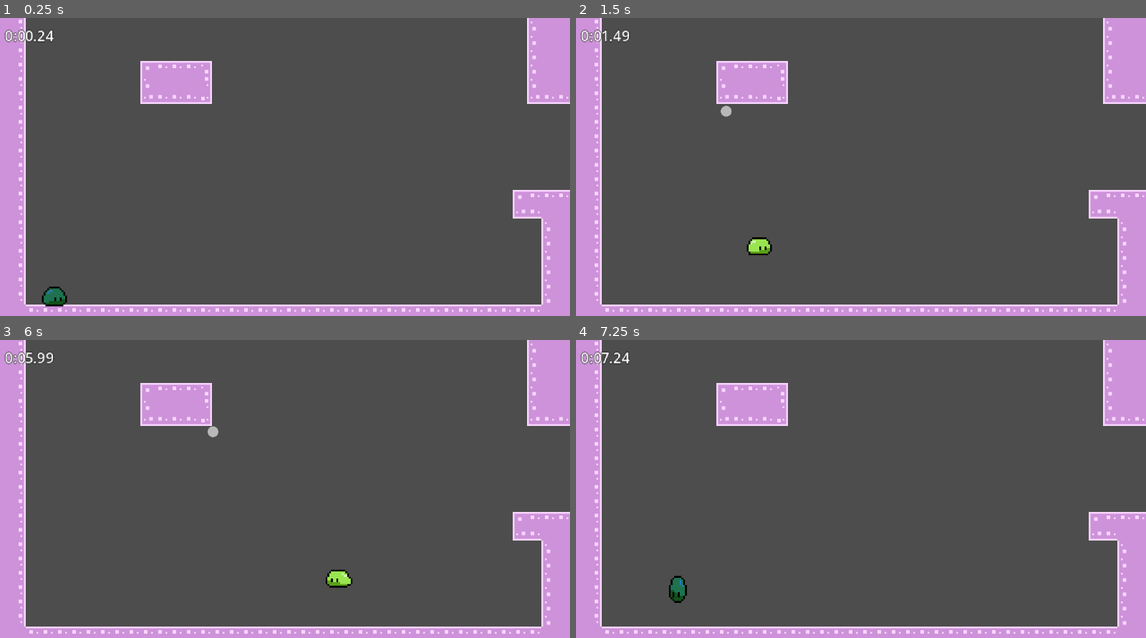
Above: before the commit, frames 1-4 (two rows, left to right).
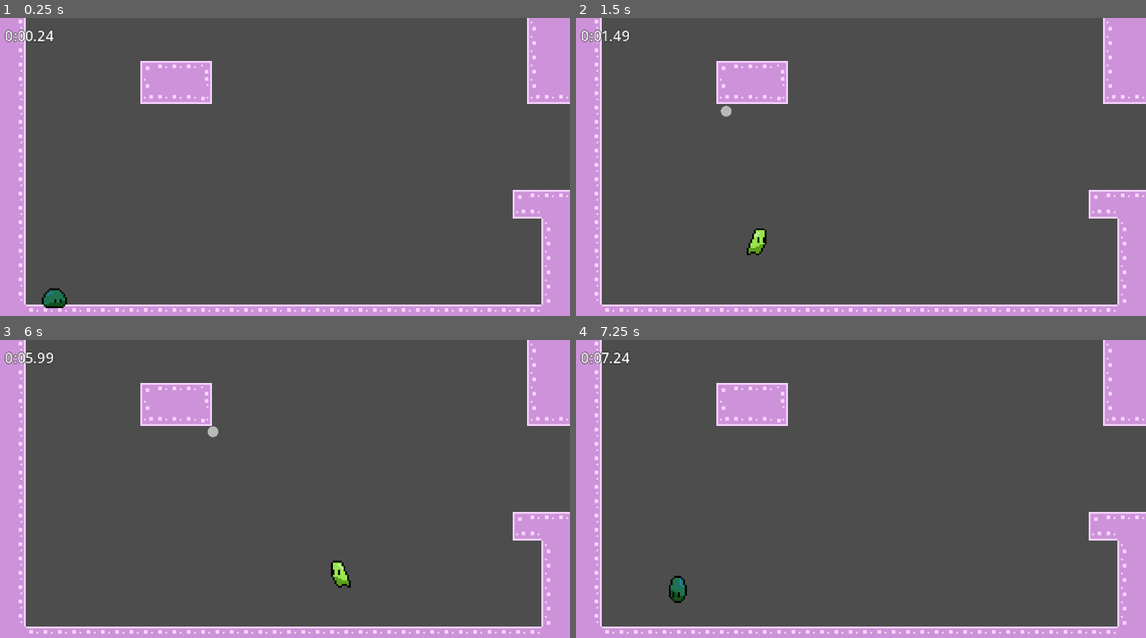
Above: after the commit, the same moments.

Repository: jordanguyent/slick_slime
Game: Godot game, scene res://scenes/levels/level_1.tscn
The game is run twice, just before and just after one commit, with the same random seed, the same clock (stepped at 60 frames per second) and the same inputs.
Inputs (mouse positions are in pixels of both pictures, inside the frame that each line leads up to):
- Up to frame 1 (0.25 s): no input
- Up to frame 2 (1.5 s): move the mouse to (986, 164) at 0.52 s; hold D (player_right) from 0.53 s (still down); click (986, 164) at 0.6 s; tap Space (player_jump) at 0.77 s; move the mouse to (747, 193) at 1.27 s; click (747, 193) at 1.35 s
- Up to frame 3 (6 s): tap Space (player_jump) at 1.52, 3.02, 3.77, 4.52 s; move the mouse to (342, 429) at 2.02 s; release D (player_right) at 2.03 s; hold A (player_left) 2.03-2.78 s; click (342, 429) at 2.1 s; move the mouse to (256, 566) at 2.77 s; hold D (player_right) 2.78-4.28 s; click (256, 566) at 2.85 s; move the mouse to (456, 548) at 3.52 s; click (456, 548) at 3.6 s; move the mouse to (114, 453) at 4.27 s; hold A (player_left) 4.28-5.03 s; click (114, 453) at 4.35 s; move the mouse to (313, 500) at 5.02 s; hold D (player_right) 5.03-5.78 s; click (313, 500) at 5.1 s; move the mouse to (199, 420) at 5.77 s; hold A (player_left) from 5.78 s (still down); click (199, 420) at 5.85 s
- Up to frame 4 (7.25 s): keep holding A (player_left); tap Space (player_jump) at 6.02, 6.77 s; move the mouse to (986, 486) at 6.52 s; click (986, 486) at 6.6 s

The runs differ from the first frame. In frame 1, 0.1% of the frame differs, in the area x 7-12%, y 90-98%; in frame 2, 0.2%; in frame 3, 0.2%, in the area x 57-62%, y 74-84%; in frame 4, nothing differs.

Commit message:
Fixed and fleshed out animation

Diff:
--- a/entities/player/player.tscn
+++ b/entities/player/player.tscn
@@ -387,7 +387,7 @@
 "times": PackedFloat32Array(0),
 "transitions": PackedFloat32Array(1),
 "update": 1,
-"values": [Vector2(10, 7)]
+"values": [Vector2(10, 8)]
 }
 tracks/3/type = "value"
 tracks/3/imported = false
@@ -399,7 +399,7 @@
 "times": PackedFloat32Array(0),
 "transitions": PackedFloat32Array(1),
 "update": 1,
-"values": [Vector2(-1, -4.5)]
+"values": [Vector2(0, -4)]
 }
 
 [sub_resource type="Animation" id="Animation_wvtmh"]
@@ -545,7 +545,7 @@
 "times": PackedFloat32Array(0),
 "transitions": PackedFloat32Array(1),
 "update": 1,
-"values": [Vector2(6, 10)]
+"values": [Vector2(10, 10)]
 }
 tracks/3/type = "value"
 tracks/3/imported = false
@@ -596,7 +596,7 @@
 "times": PackedFloat32Array(0),
 "transitions": PackedFloat32Array(1),
 "update": 1,
-"values": [Vector2(8, 10)]
+"values": [Vector2(10, 10)]
 }
 tracks/3/type = "value"
 tracks/3/imported = false
@@ -701,7 +701,7 @@
 "times": PackedFloat32Array(0),
 "transitions": PackedFloat32Array(1),
 "update": 1,
-"values": [Vector2(6, 10)]
+"values": [Vector2(10, 10)]
 }
 tracks/3/type = "value"
 tracks/3/imported = false
@@ -753,7 +753,7 @@
 "times": PackedFloat32Array(0),
 "transitions": PackedFloat32Array(1),
 "update": 1,
-"values": [Vector2(8, 10)]
+"values": [Vector2(10, 10)]
 }
 tracks/3/type = "value"
 tracks/3/imported = false
@@ -805,7 +805,7 @@
 "times": PackedFloat32Array(0),
 "transitions": PackedFloat32Array(1),
 "update": 1,
-"values": [Vector2(14, 4)]
+"values": [Vector2(10, 4)]
 }
 tracks/3/type = "value"
 tracks/3/imported = false
@@ -908,7 +908,7 @@
 "times": PackedFloat32Array(0),
 "transitions": PackedFloat32Array(1),
 "update": 1,
-"values": [Vector2(14, 3)]
+"values": [Vector2(12, 3)]
 }
 tracks/3/type = "value"
 tracks/3/imported = false
@@ -921,6 +921,59 @@
 "transitions": PackedFloat32Array(1),
 "update": 1,
 "values": [Vector2(0, -1.5)]
+}
+
+[sub_resource type="Animation" id="Animation_mtric"]
+resource_name = "wall"
+length = 0.6
+loop_mode = 2
+tracks/0/type = "value"
+tracks/0/imported = false
+tracks/0/enabled = true
+tracks/0/path = NodePath("AnimatedSprite2D:animation")
+tracks/0/interp = 1
+tracks/0/loop_wrap = true
+tracks/0/keys = {
+"times": PackedFloat32Array(0),
+"transitions": PackedFloat32Array(1),
+"update": 1,
+"values": [&"on_wall"]
+}
+tracks/1/type = "value"
+tracks/1/imported = false
+tracks/1/enabled = true
+tracks/1/path = NodePath("AnimatedSprite2D:frame")
+tracks/1/interp = 1
+tracks/1/loop_wrap = true
+tracks/1/keys = {
+"times": PackedFloat32Array(0, 0.2, 0.4),
+"transitions": PackedFloat32Array(1, 1, 1),
+"update": 1,
+"values": [0, 1, 2]
+}
+tracks/2/type = "value"
+tracks/2/imported = false
+tracks/2/enabled = true
+tracks/2/path = NodePath("CollisionShape2D:shape:size")
+tracks/2/interp = 1
+tracks/2/loop_wrap = true
+tracks/2/keys = {
+"times": PackedFloat32Array(0),
+"transitions": PackedFloat32Array(1),
+"update": 0,
+"values": [Vector2(10, 8)]
+}
+tracks/3/type = "value"
+tracks/3/imported = false
+tracks/3/enabled = true
+tracks/3/path = NodePath("CollisionShape2D:position")
+tracks/3/interp = 1
+tracks/3/loop_wrap = true
+tracks/3/keys = {
+"times": PackedFloat32Array(0),
+"transitions": PackedFloat32Array(1),
+"update": 0,
+"values": [Vector2(0, -6)]
 }
 
 [sub_resource type="AnimationLibrary" id="AnimationLibrary_7thud"]
@@ -936,7 +989,8 @@
 &"jump_up_slow": SubResource("Animation_gx6sm"),
 &"land": SubResource("Animation_we0b7"),
 &"move": SubResource("Animation_2soq1"),
-&"slide": SubResource("Animation_a1qjk")
+&"slide": SubResource("Animation_a1qjk"),
+&"wall": SubResource("Animation_mtric")
 }
 
 [sub_resource type="AnimationNodeAnimation" id="AnimationNodeAnimation_a1qjk"]
@@ -1004,16 +1058,15 @@
 [sub_resource type="AnimationNodeAnimation" id="AnimationNodeAnimation_7thud"]
 animation = &"slide"
 
+[sub_resource type="AnimationNodeAnimation" id="AnimationNodeAnimation_221hk"]
+animation = &"wall"
+
 [sub_resource type="AnimationNodeStateMachineTransition" id="AnimationNodeStateMachineTransition_a1qjk"]
 
 [sub_resource type="AnimationNodeStateMachineTransition" id="AnimationNodeStateMachineTransition_j3ovn"]
 
 [sub_resource type="AnimationNodeStateMachineTransition" id="AnimationNodeStateMachineTransition_afbqv"]
 
-[sub_resource type="AnimationNodeStateMachineTransition" id="AnimationNodeStateMachineTransition_bectd"]
-
-[sub_resource type="AnimationNodeStateMachineTransition" id="AnimationNodeStateMachineTransition_wvtmh"]
-
 [sub_resource type="AnimationNodeStateMachineTransition" id="AnimationNodeStateMachineTransition_7thud"]
 
 [sub_resource type="AnimationNodeStateMachineTransition" id="AnimationNodeStateMachineTransition_gx6sm"]
@@ -1021,6 +1074,10 @@
 [sub_resource type="AnimationNodeStateMachineTransition" id="AnimationNodeStateMachineTransition_yqrof"]
 
 [sub_resource type="AnimationNodeStateMachineTransition" id="AnimationNodeStateMachineTransition_3wlsy"]
+
+[sub_resource type="AnimationNodeStateMachineTransition" id="AnimationNodeStateMachineTransition_ghoj8"]
+
+[sub_resource type="AnimationNodeStateMachineTransition" id="AnimationNodeStateMachineTransition_t1t22"]
 
 [sub_resource type="AnimationNodeStateMachine" id="AnimationNodeStateMachine_yqrof"]
 states/Start/position = Vector2(181, 108)
@@ -1031,8 +1088,10 @@
 states/move/node = SubResource("AnimationNodeAnimation_wvtmh")
 states/move/position = Vector2(487, 108)
 states/slide/node = SubResource("AnimationNodeAnimation_7thud")
-states/slide/position = Vector2(339, 215)
-transitions = ["Start", "idle", SubResource("AnimationNodeStateMachineTransition_a1qjk"), "idle", "move", SubResource("AnimationNodeStateMachineTransition_j3ovn"), "move", "idle", SubResource("AnimationNodeStateMachineTransition_afbqv"), "move", "slide", SubResource("AnimationNodeStateMachineTransition_bectd"), "slide", "move", SubResource("AnimationNodeStateMachineTransition_wvtmh"), "slide", "idle", SubResource("AnimationNodeStateMachineTransition_7thud"), "idle", "slide", SubResource("AnimationNodeStateMachineTransition_gx6sm"), "idle", "air", SubResource("AnimationNodeStateMachineTransition_yqrof"), "air", "idle", SubResource("AnimationNodeStateMachineTransition_3wlsy")]
+states/slide/position = Vector2(303, 234)
+states/wall/node = SubResource("AnimationNodeAnimation_221hk")
+states/wall/position = Vector2(612, 159)
+transitions = ["Start", "idle", SubResource("AnimationNodeStateMachineTransition_a1qjk"), "idle", "move", SubResource("AnimationNodeStateMachineTransition_j3ovn"), "move", "idle", SubResource("AnimationNodeStateMachineTransition_afbqv"), "slide", "idle", SubResource("AnimationNodeStateMachineTransition_7thud"), "idle", "slide", SubResource("AnimationNodeStateMachineTransition_gx6sm"), "idle", "air", SubResource("AnimationNodeStateMachineTransition_yqrof"), "air", "idle", SubResource("AnimationNodeStateMachineTransition_3wlsy"), "idle", "wall", SubResource("AnimationNodeStateMachineTransition_ghoj8"), "wall", "air", SubResource("AnimationNodeStateMachineTransition_t1t22")]
 graph_offset = Vector2(-391, 33)
 
 [node name="Player" type="CharacterBody2D" unique_id=1060036178]
--- a/entities/player/states/air_state.gd
+++ b/entities/player/states/air_state.gd
@@ -9,7 +9,7 @@
 			var current_speed = abs(player.velocity.x)
 			player.velocity.x = sign(player.velocity.x) * current_speed
 
-		player.anim_state.travel("air")
+	player.anim_state.travel("air")
 
 func physics_update(delta: float):
 	var speed_diff = abs(player.velocity.x) - player.SPEED
--- a/entities/player/states/wall_state.gd
+++ b/entities/player/states/wall_state.gd
@@ -2,10 +2,19 @@
 
 var wall_timer: float
 
-func enter(_msg: Dictionary = {}) -> void:
+func enter(msg: Dictionary = {}) -> void:
 	wall_timer = player.wall_time
 	player.velocity.y = 0
 	player.gravity_disabled = false
+	player.anim_state.travel("wall")
+
+	if player.is_on_wall():
+		var wall_normal = player.get_wall_normal()
+
+		if wall_normal.x > 0:
+			player.animated_sprite.flip_h = false # Face Right
+		elif wall_normal.x < 0:
+			player.animated_sprite.flip_h = true  # Face Left
 
 func physics_update(delta: float) -> void:
 	wall_timer -= delta
